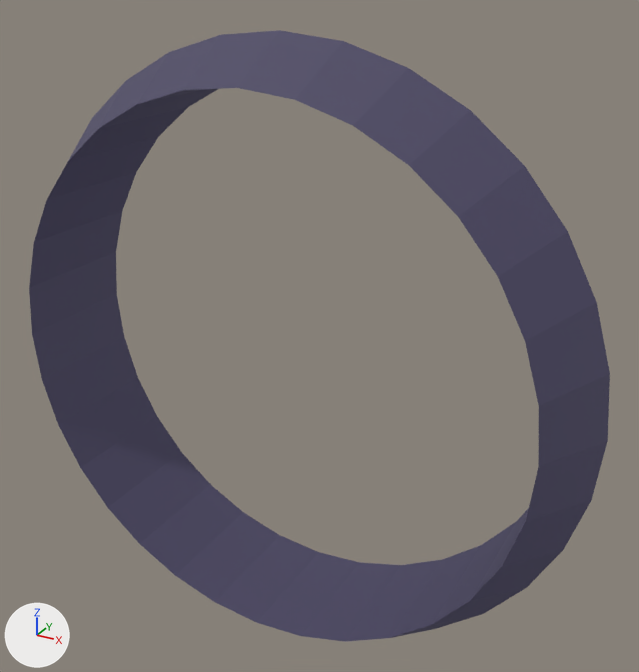
What one commit did to the FBX model Assets/Resources/Prefabs/Planetary/Shipyard/ShipyardTorus.fbx.
One viewpoint serves both versions: a 50 mm lens placed at (-673.0, -869.0, 483.0), pointed at (-1169.0, 33.0, 32.0). Arrows for +X, +Y and +Z are at lower left; the lights stay in place. Where no turn or scale is listed for an object, it has been applied to the vertices.

The first picture shows 'ShipyardTorus'.
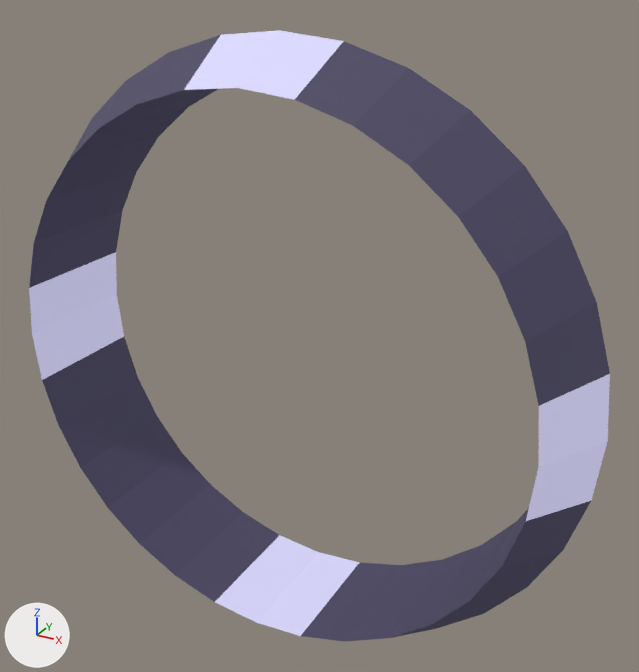
The newer file is also rescaled (x0.01) as a whole; pictures and numbers use the older file's frame.

Diff of the bpy script that builds the scene:
```diff
--- a/Assets/Resources/Prefabs/Planetary/Shipyard/ShipyardTorus.fbx.py
+++ b/Assets/Resources/Prefabs/Planetary/Shipyard/ShipyardTorus.fbx.py
@@ mat_lightmetal @@
+mat_lightmetal = principled_material('LightMetal')
+mat_lightmetal.base_color = (0.43, 0.421, 0.604)  # light grey #afaecc
+mat_lightmetal.roughness = 0.69
+mat_lightmetal.emission_color = (0.43, 0.421, 0.604)  # light grey #afaecc
+mat_lightmetal.emission_strength = 0.65
@@ me_torus @@
 me_torus.from_pydata(...)  # 96 vertices, 96 faces; spans x -400.0..400.0, y -87.0..87.0, z -400.0..400.0
 # used by ob_shipyardtorus; location = (-1200.0, 0.0, 0.0)
+# me_torus part 1: all 6 faces centred in x -371.0..-347.0, y -43.0..43.0, z -37.0..37.0 switch from mat_darkmetal (dark blue #433f5a) to mat_lightmetal (light grey #afaecc)
+# me_torus part 2: all 6 faces centred in x -37.0..37.0, y -43.0..43.0, z -371.0..-347.0 switch from mat_darkmetal (dark blue #433f5a) to mat_lightmetal (light grey #afaecc)
+# me_torus part 3: all 6 faces centred in x -37.0..37.0, y -43.0..43.0, z 347.0..371.0 switch from mat_darkmetal (dark blue #433f5a) to mat_lightmetal (light grey #afaecc)
+# me_torus part 4: all 6 faces centred in x 347.0..371.0, y -43.0..43.0, z -37.0..37.0 switch from mat_darkmetal (dark blue #433f5a) to mat_lightmetal (light grey #afaecc)
```

Pixel boxes [x1, y1, x2, y2] of what changed, in the pictures (639 x 672 px):
part 1 of me_torus, recoloured (blue to white)
    both: [29, 252, 124, 380]
part 2 of me_torus, recoloured (blue to white)
    both: [215, 535, 359, 636]
part 3 of me_torus, recoloured (blue to white)
    both: [184, 30, 343, 100]
part 4 of me_torus, recoloured (blue to white)
    both: [526, 374, 610, 521]
